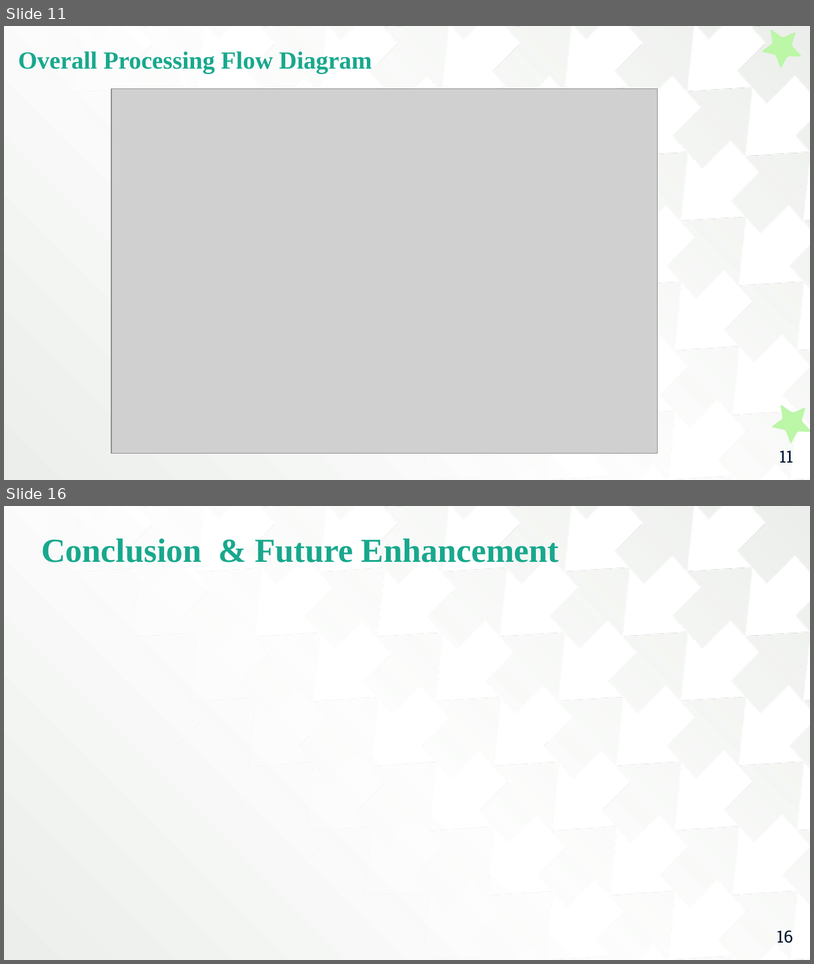
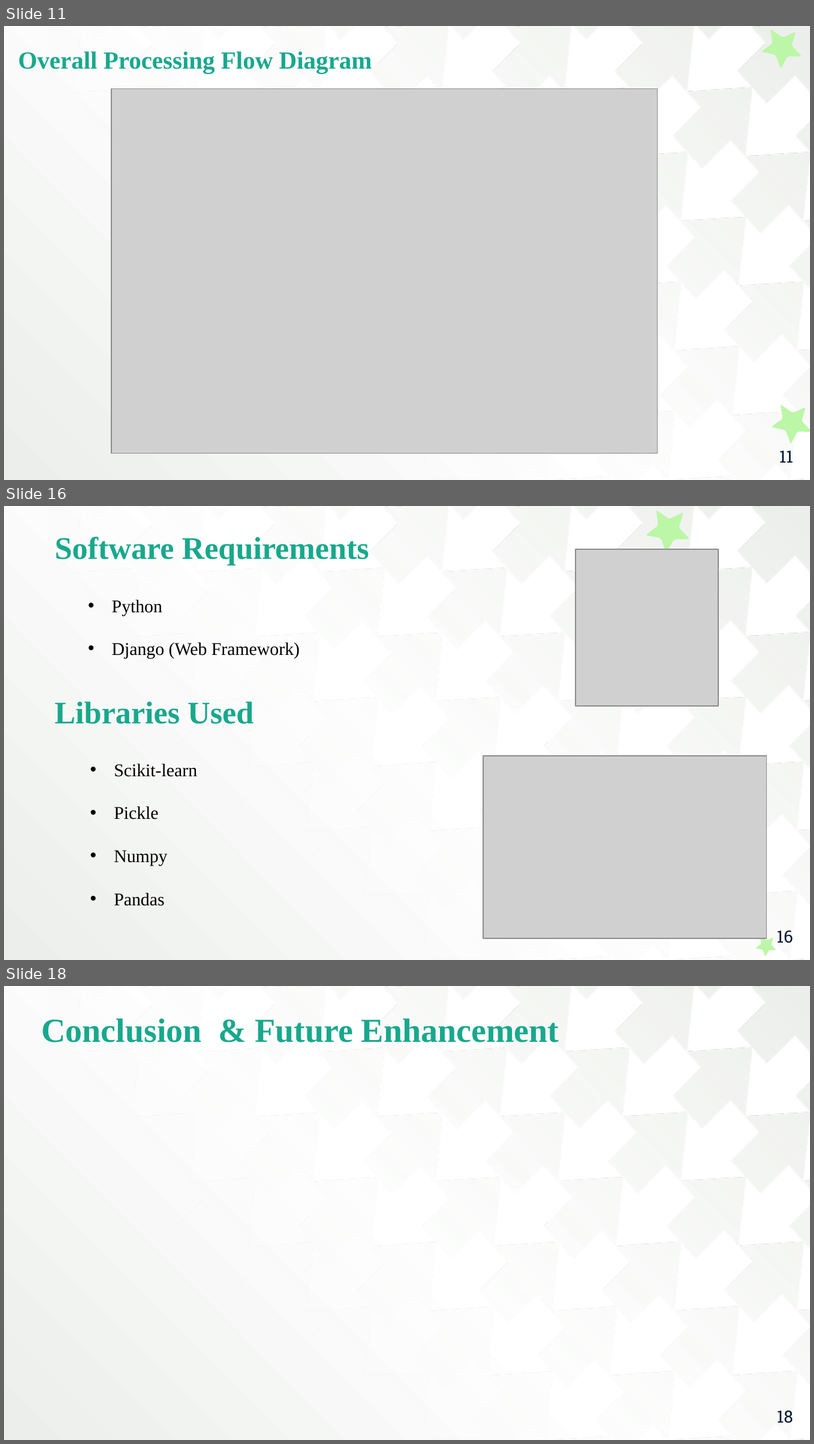
Before and after one commit to ThanigaivelGanapathi/ML-Mini-Project, a slide deck: College Report PPT.pptx. Shown one above the other, each under a label of ours: slides 11 and 16 before the commit, slides 11, 16 and 18 after it; the slides between them are not shown. The pictures are 814x964 and 814x1444 pixels, drawn with LibreOffice and Linux fonts; fonts in the diff are those of the drawing; grey boxes stand for pictures. Boxes give left, top, right and bottom in pixels: in the first picture for what was removed or moved away, otherwise in the second. Text is boxed around its words. In the diff, an @@ line names an element or a change of style, - is before the commit and + after.

```diff
--- a/College Report PPT.pptx
+++ b/College Report PPT.pptx
@@ slide 16 added at (4, 506, 810, 960), background gradient #FFFFFF to #EBEEEA; not listed: 1 template element that a slide beside it also shows @@
@@ freeform shape added at (641, 506, 699, 558), fill #BCF6A7 @@
@@ text added at (55, 537, 369, 565), 28 pt, text #18A88D, bold @@
+Software Requirements
@@ picture added at (576, 549, 719, 705) @@
@@ text added at (112, 600, 300, 658), 16 pt, text #000000 @@
+      • Python
+      • Django (Web Framework)
@@ text added at (54, 701, 254, 724), 28 pt, text #18A88D, bold @@
+Libraries Used
@@ picture added at (484, 756, 768, 938) @@
@@ text added at (114, 763, 197, 906), 16 pt, text #000000 @@
+      • Scikit-learn
+      • Pickle
+      • Numpy
+      • Pandas
@@ freeform shape added at (753, 931, 781, 958), fill #BCF6A7 @@
@@ page number added at (777, 930, 794, 943), 15 pt, text #011733 @@
+16
@@ what was slide 16 is now slide 18 @@
@@ page number at (777, 1410, 794, 1423): text changed @@
-16
+18
```
Also in this commit, not shown: 5 slides changed, 5 other slides added, 5 slides removed.
